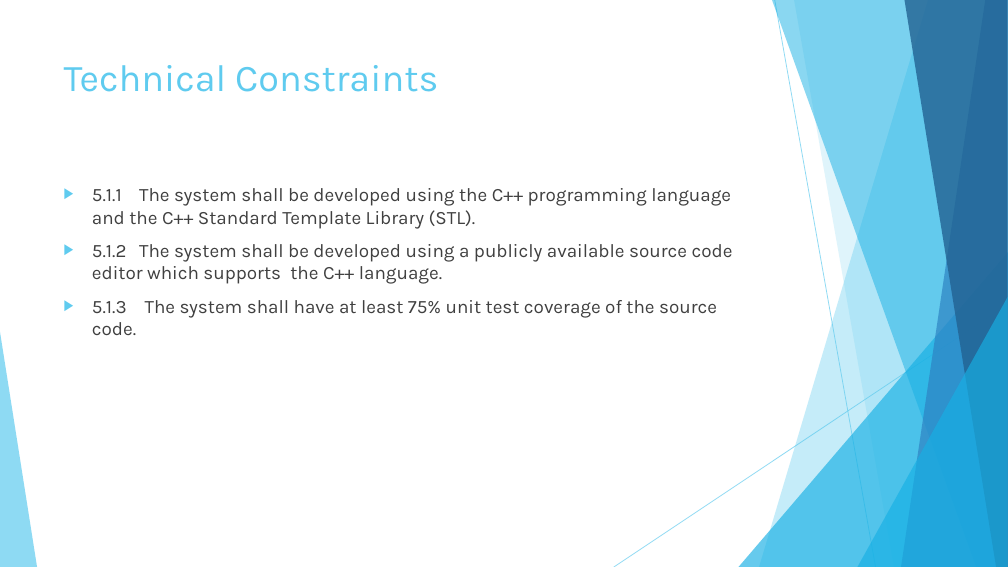
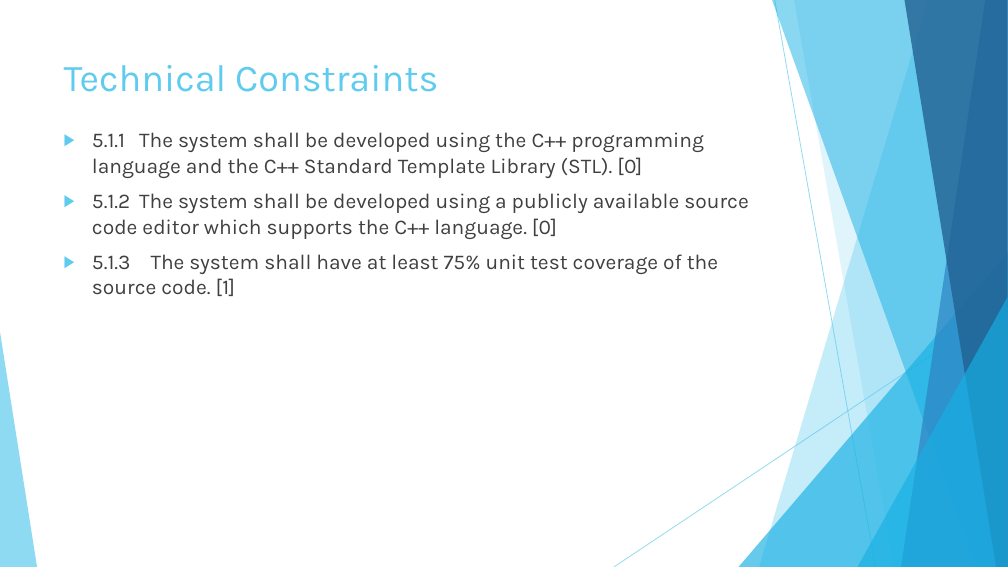
Before and after one commit to KodeFu/cse682, a slide deck: slide 14 of Test Framework Midterm Presentation 001.pptx (slide 13 before the commit). Drawn at 1008x567 pixels with LibreOffice and Linux fonts; fonts in the diff are those of the drawing. Boxes give left, top, right and bottom in pixels: in the first picture for what was removed or moved away, otherwise in the second. Text is boxed around its words. In the diff, an @@ line names an element or a change of style, - is before the commit and + after.

```diff
--- a/Test Framework Midterm Presentation 001.pptx
+++ b/Test Framework Midterm Presentation 001.pptx
@@ text at (92,132,748,296): text changed; size 18 to 20 pt @@
-▶ 5.1.1 The system shall be developed using the C++ programming language and the C++ Standard Template Library (STL).
-▶ 5.1.2 The system shall be developed using a publicly available source code editor which supports the C++ language.
-▶ 5.1.3 The system shall have at least 75% unit test coverage of the source code.
+▶ 5.1.1 The system shall be developed using the C++ programming language and the C++ Standard Template Library (STL). [0]
+▶ 5.1.2 The system shall be developed using a publicly available source code editor which supports the C++ language. [0]
+▶ 5.1.3 The system shall have at least 75% unit test coverage of the source code. [1]
```
Also in this commit, not shown: 11 other slides changed, 1 slide added, 1 other file.
